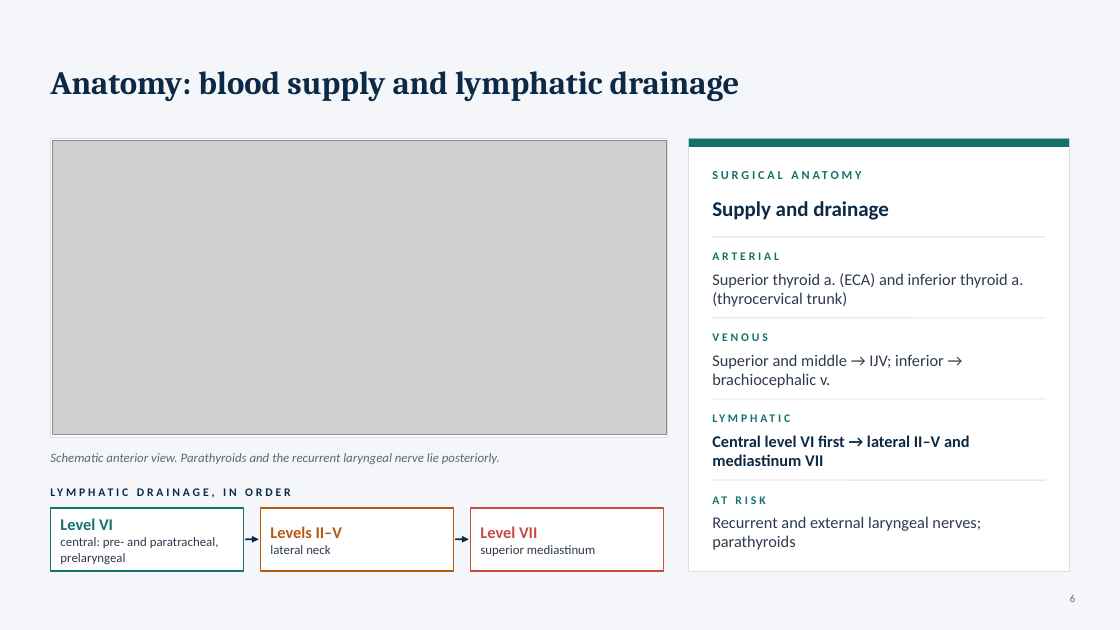
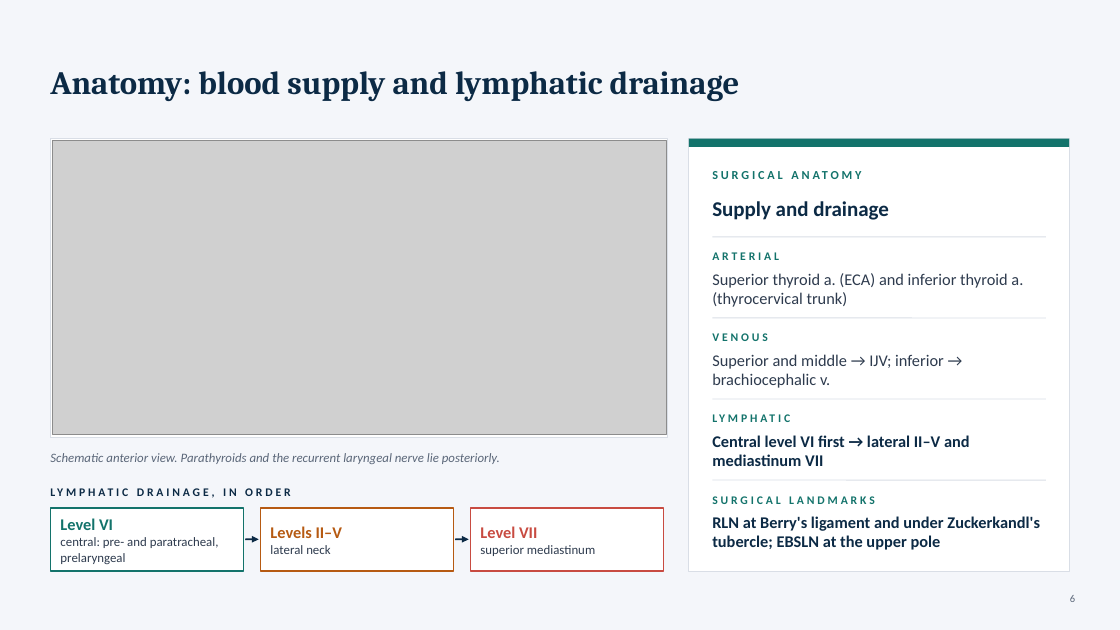
Before and after one commit to Anmo0/Claude-Code-Cloud-, a slide deck: slide 6 of thyroid-seminar/Thyroid_Tumors_Seminar.pptx. Drawn at 1120x630 pixels with LibreOffice and Linux fonts; fonts in the diff are those of the drawing; grey boxes stand for pictures. Boxes give left, top, right and bottom in pixels: in the first picture for what was removed or moved away, otherwise in the second. Text is boxed around its words. In the diff, an @@ line names an element or a change of style, - is before the commit and + after.

```diff
--- a/thyroid-seminar/Thyroid_Tumors_Seminar.pptx
+++ b/thyroid-seminar/Thyroid_Tumors_Seminar.pptx
@@ text at <box>712,496,875,504</box>: text changed @@
-AT RISK
+SURGICAL LANDMARKS
@@ text at <box>712,516,1040,550</box>: text changed; text colour #2E3B4E to #0C2A45; bold on @@
-Recurrent and external laryngeal nerves; parathyroids
+RLN at Berry's ligament and under Zuckerkandl's tubercle; EBSLN at the upper pole
```
Also in this commit, not shown: 4 other slides changed, 3 other files.
